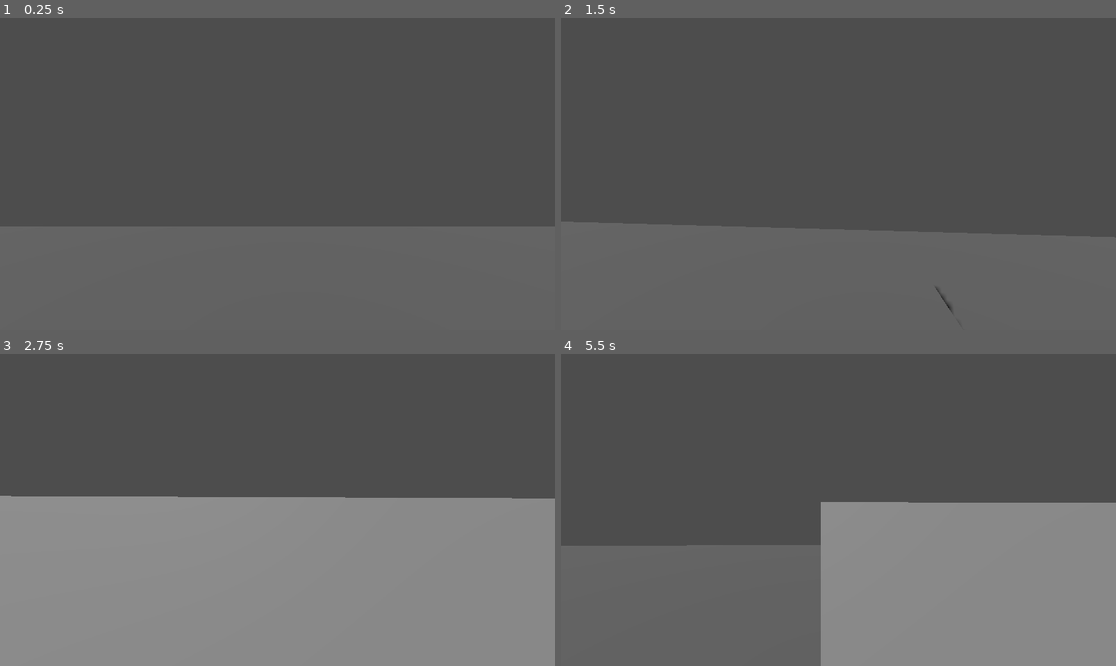
Above: before the commit, frames 1-4 (two rows, left to right).
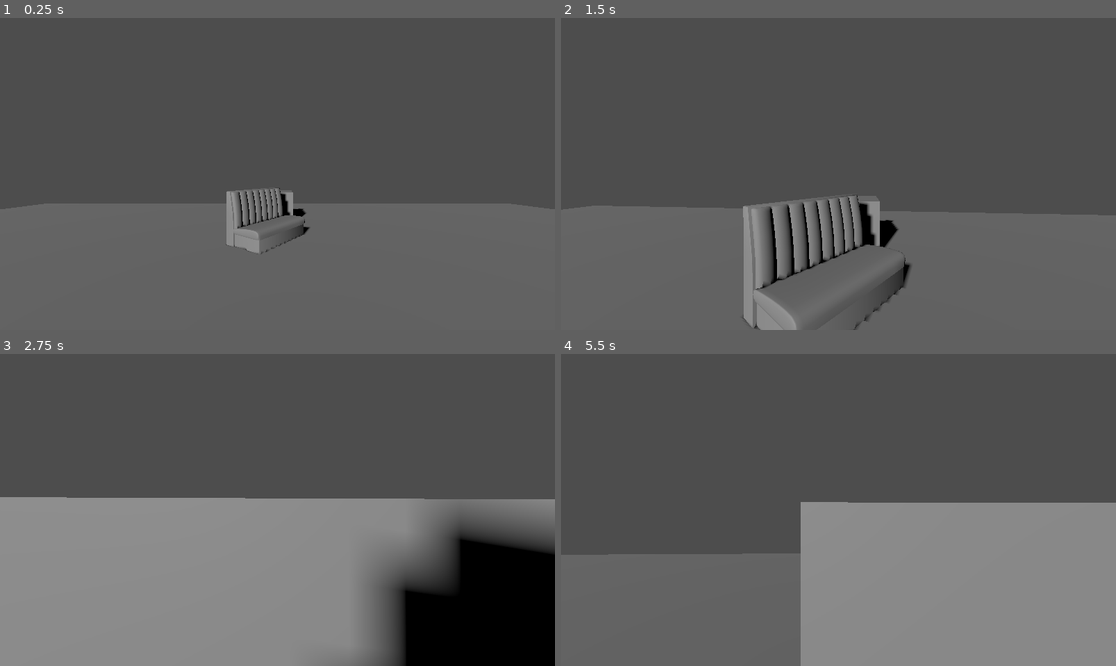
Above: after the commit, the same moments.

Repository: Drafr343/ProjectPolaroid
Game: Godot game, scene res://Scenes/test.tscn
Same seed, same stepped clock (60 frames per second), same inputs: the game is played once before the commit and once after it. The project has no main scene, so this scene is started directly.
Inputs (mouse positions are in pixels of both pictures, inside the frame that each line leads up to):
- Up to frame 1 (0.25 s): no input
- Up to frame 2 (1.5 s): move the mouse to (866, 174) at 0.52 s; hold Ctrl (crouch) 0.53-1.28 s; hold W (forward) from 0.53 s (still down); tap Space (jump) at 0.77 s; move the mouse to (810, 174) at 1.27 s; tap Shift (sprint) at 1.35 s
- Up to frame 3 (2.75 s): keep holding W (forward); tap Space (jump) at 1.52 s; move the mouse to (288, 503) at 2.02 s; hold Ctrl (crouch) from 2.03 s (still down)
- Up to frame 4 (5.5 s): keep holding W (forward); move the mouse to (832, 516) at 2.77 s; release Ctrl (crouch) at 2.78 s; tap Shift (sprint) at 2.85, 4.35 s; tap Space (jump) at 3.02, 3.77, 4.52 s; move the mouse to (877, 513) at 3.52 s; hold Ctrl (crouch) 3.53-4.28 s; move the mouse to (794, 506) at 4.27 s; move the mouse to (844, 510) at 5.02 s; hold Ctrl (crouch) from 5.03 s (still down)

The runs differ from the first frame. In frame 1, 1.7% of the frame differs, in the area x 0-56%, y 54-76%; in frame 2, 5.0%; in frame 3, 16%, in the area x 0-100%, y 45-100%; in frame 4, 1.9%.

Commit message:
Actualizacion de la script de la radio

Diff:
--- a/Scenes/test.tscn
+++ b/Scenes/test.tscn
@@ -1,7 +1,9 @@
-[gd_scene load_steps=10 format=3 uid="uid://bhy3kxb428dim"]
+[gd_scene load_steps=12 format=3 uid="uid://bhy3kxb428dim"]
 
 [ext_resource type="Script" path="res://Scripts/Mechanics/Radio/radio.gd" id="1_4mfwd"]
 [ext_resource type="Script" path="res://Scripts/PlayerController/player_controller.gd" id="1_08lnn"]
+[ext_resource type="ArrayMesh" uid="uid://2n0igokp8uv7" path="res://Assets/Models/Diner/Props/Booth.obj" id="1_c2lsc"]
+[ext_resource type="ArrayMesh" uid="uid://cgfukggc3lhu3" path="res://Assets/Models/Diner/Props/Stool.obj" id="2_ohnw3"]
 [ext_resource type="Script" path="res://Scripts/Mechanics/Radio/time_changer.gd" id="2_qdcim"]
 
 [sub_resource type="PlaneMesh" id="PlaneMesh_mhwkm"]
@@ -36,7 +38,7 @@
 shape = SubResource("BoxShape3D_an2cb")
 
 [node name="Cube" type="StaticBody3D" parent="Scene"]
-transform = Transform3D(1, 0, 0, 0, 1, 0, 0, 0, 1, 0, 0.499045, -7.43273)
+transform = Transform3D(1, 0, 0, 0, 1, 0, 0, 0, 1, 0, 0.499045, -8.56488)
 
 [node name="MeshInstance3D" type="MeshInstance3D" parent="Scene/Cube"]
 mesh = SubResource("BoxMesh_xpe2v")
@@ -44,6 +46,15 @@
 [node name="CollisionShape3D" type="CollisionShape3D" parent="Scene/Cube"]
 transform = Transform3D(1, 0, 0, 0, 1, 0, 0, 0, 1, 0, -0.258789, 0)
 shape = SubResource("BoxShape3D_yfxnr")
+
+[node name="Booth" type="MeshInstance3D" parent="Scene"]
+transform = Transform3D(-0.617475, 0, -0.78659, 0, 1, 0, 0.78659, 0, -0.617475, -0.127498, -0.0175781, -6.45857)
+mesh = ExtResource("1_c2lsc")
+skeleton = NodePath("../..")
+
+[node name="Stool" type="MeshInstance3D" parent="Scene"]
+transform = Transform3D(1, 0, 0, 0, 1, 0, 0, 0, 1, 0.0958147, -0.0175781, -6.47659)
+mesh = ExtResource("2_ohnw3")
 
 [node name="DirectionalLight3D" type="DirectionalLight3D" parent="Scene"]
 transform = Transform3D(0.936495, 0.146455, -0.318635, 0, 0.908618, 0.417629, 0.350681, -0.391108, 0.850916, 0, 2.97753, 0)
@@ -54,12 +65,14 @@
 [node name="Radio" type="Node" parent="Scripts"]
 script = ExtResource("1_4mfwd")
 
-[node name="TimeChanger" type="Node" parent="Scripts" node_paths=PackedStringArray("radio")]
+[node name="TimeChanger" type="Node" parent="Scripts" node_paths=PackedStringArray("radio", "default_scene", "alternative_scene")]
 script = ExtResource("2_qdcim")
 radio = NodePath("../Radio")
+default_scene = NodePath("../../Scene/Booth")
+alternative_scene = NodePath("../../Scene/Stool")
 
 [node name="Player" type="CharacterBody3D" parent="." node_paths=PackedStringArray("head", "standingCollision", "crouchingCollision", "head_raycast")]
-transform = Transform3D(1, 0, 0, 0, 1, 0, 0, 0, 1, 0, 0.103987, -6.19913)
+transform = Transform3D(1, 0, 0, 0, 1, 0, 0, 0, 1, 0, 0.103987, -1.42841)
 script = ExtResource("1_08lnn")
 head = NodePath("Head")
 standingCollision = NodePath("StandingCollision")
--- a/Scripts/Mechanics/Radio/time_changer.gd
+++ b/Scripts/Mechanics/Radio/time_changer.gd
@@ -3,16 +3,49 @@
 @export var radio: Node
 @export var default_scene: Node3D
 @export var alternative_scene: Node3D
-@export var time_freq = 1105
+@export var alt_freq = 1023
+@export var def_freq = 1058
+const max_timer = 1.5
 var timer = 0
+var alternative_time = false
 
 func _ready() -> void:
-	pass
+	alternative_scene.set_process(false)
+	alternative_scene.set_physics_process(false)
+	alternative_scene.set_visible(false)
 
 
 func _physics_process(delta):
-	print("Current freq: %.2f\nTimer: %.2f" % [radio.freq, timer])
-	if radio.freq > time_freq - 1.5 and radio.freq < time_freq + 1.5:
-		if timer < 3.5: timer += 1.0 * delta
+	print("Current freq: %.2f\nTimer: %.2f\nAlt time: %s" % [radio.freq, timer, alternative_time])
+	#Manejo del timer, si se mantiene la frecuencia el timer incrementa, caso contrario decrese
+	if alternative_time:
+		if radio.freq > def_freq - 1.5 and radio.freq < def_freq + 1.5:
+			if timer < max_timer: timer += 1.0 * delta
+		else:
+			if timer > 0: timer -= 3 * delta
 	else:
-		if timer > 0: timer -= 3 * delta
+		if radio.freq > alt_freq - 1.5 and radio.freq < alt_freq + 1.5:
+			if timer < max_timer: timer += 1.0 * delta
+		else:
+			if timer > 0: timer -= 3 * delta
+
+	#Manejo de la variable alternative_time que indica en que escenario se encuentra actualmente
+	if timer >= max_timer:
+		alternative_time = !alternative_time
+		timer = 0
+
+	#Cambio de escenografia
+	if alternative_time:
+		alternative_scene.set_process(true)
+		alternative_scene.set_physics_process(true)
+		alternative_scene.set_visible(true)
+		default_scene.set_process(false)
+		default_scene.set_physics_process(false)
+		default_scene.set_visible(false)
+	else:
+		alternative_scene.set_process(false)
+		alternative_scene.set_physics_process(false)
+		alternative_scene.set_visible(false)
+		default_scene.set_process(true)
+		default_scene.set_physics_process(true)
+		default_scene.set_visible(true)
Not shown, added: Assets/Models/Diner/Props/Booth.obj
Not shown, added: Assets/Models/Diner/Props/Booth.obj.import
Not shown, added: Assets/Models/Diner/Props/Stool.obj
Not shown, added: Assets/Models/Diner/Props/Stool.obj.import
